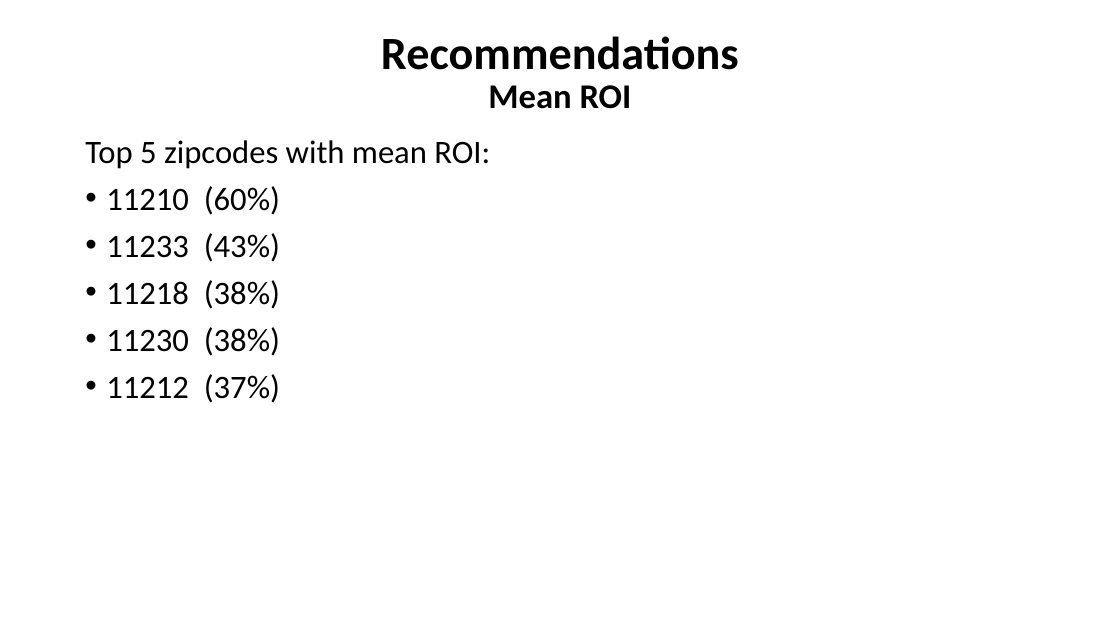
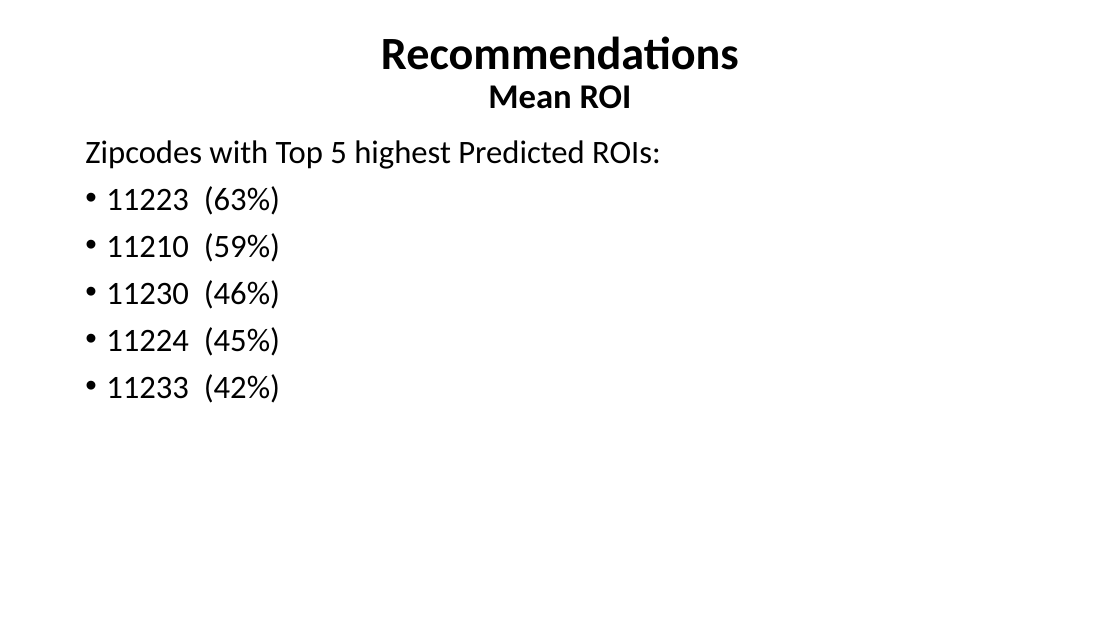
Before and after one commit to davidrtorres/Model-4-Brooklyn-Real-Estate-Investment, a slide deck: slide 11 of zillow_ts.pptx. Drawn at 1120x630 pixels with LibreOffice and Linux fonts; fonts in the diff are those of the drawing. Boxes give left, top, right and bottom in pixels: in the first picture for what was removed or moved away, otherwise in the second. Text is boxed around its words. In the diff, an @@ line names an element or a change of style, - is before the commit and + after.

```diff
--- a/zillow_ts.pptx
+++ b/zillow_ts.pptx
@@ text at (85, 140, 661, 403): text changed @@
-Top 5 zipcodes with mean ROI:
-• 11210 (60%)
-• 11233 (43%)
-• 11218 (38%)
-• 11230 (38%)
-• 11212 (37%)
+Zipcodes with Top 5 highest Predicted ROIs:
+• 11223 (63%)
+• 11210 (59%)
+• 11230 (46%)
+• 11224 (45%)
+• 11233 (42%)
```
Also in this commit, not shown: 2 other slides changed, 4 slides added, 7 slides removed, 2 other files.
